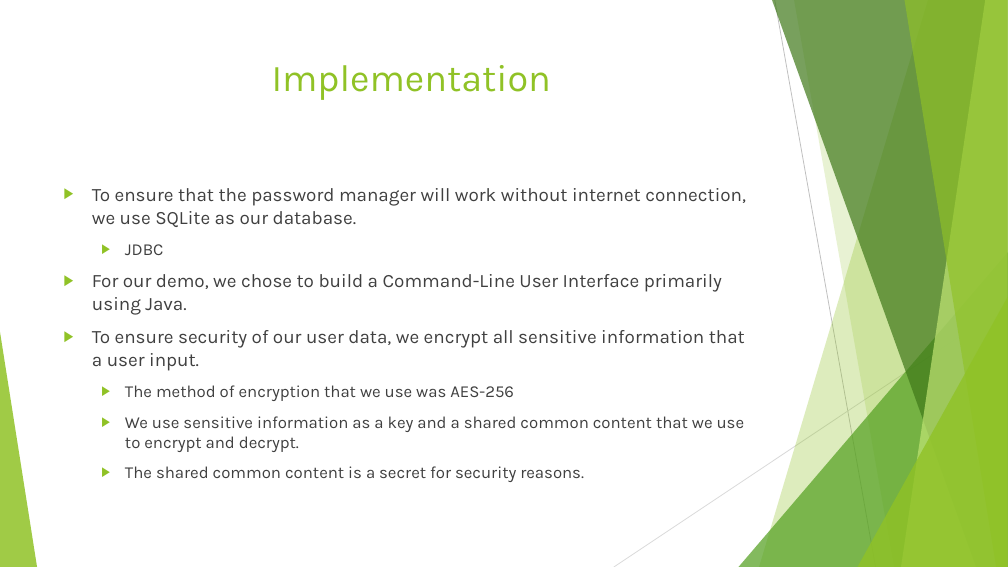
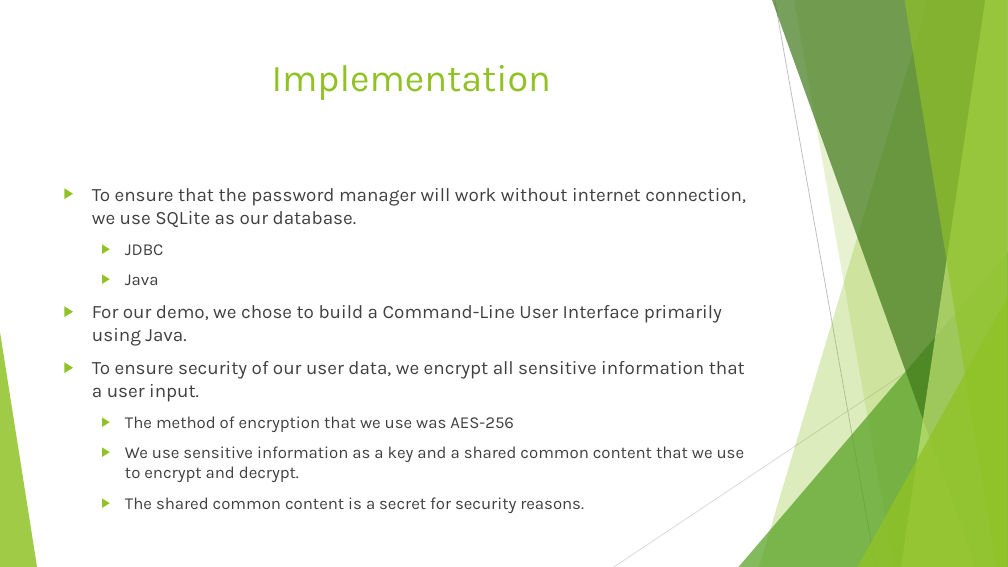
Before and after one commit to Anghagaed/Database-Project, a slide deck: slide 6 of Password Manager PPPT.pptx. Drawn at 1008x567 pixels with LibreOffice and Linux fonts; fonts in the diff are those of the drawing. Boxes give left, top, right and bottom in pixels: in the first picture for what was removed or moved away, otherwise in the second. Text is boxed around its words. In the diff, an @@ line names an element or a change of style, - is before the commit and + after.

```diff
--- a/Password Manager PPPT.pptx
+++ b/Password Manager PPPT.pptx
@@ text at box(125, 274, 159, 285): paragraph added @@
+  ▶ Java
```
Also in this commit, not shown: 1 other file.
